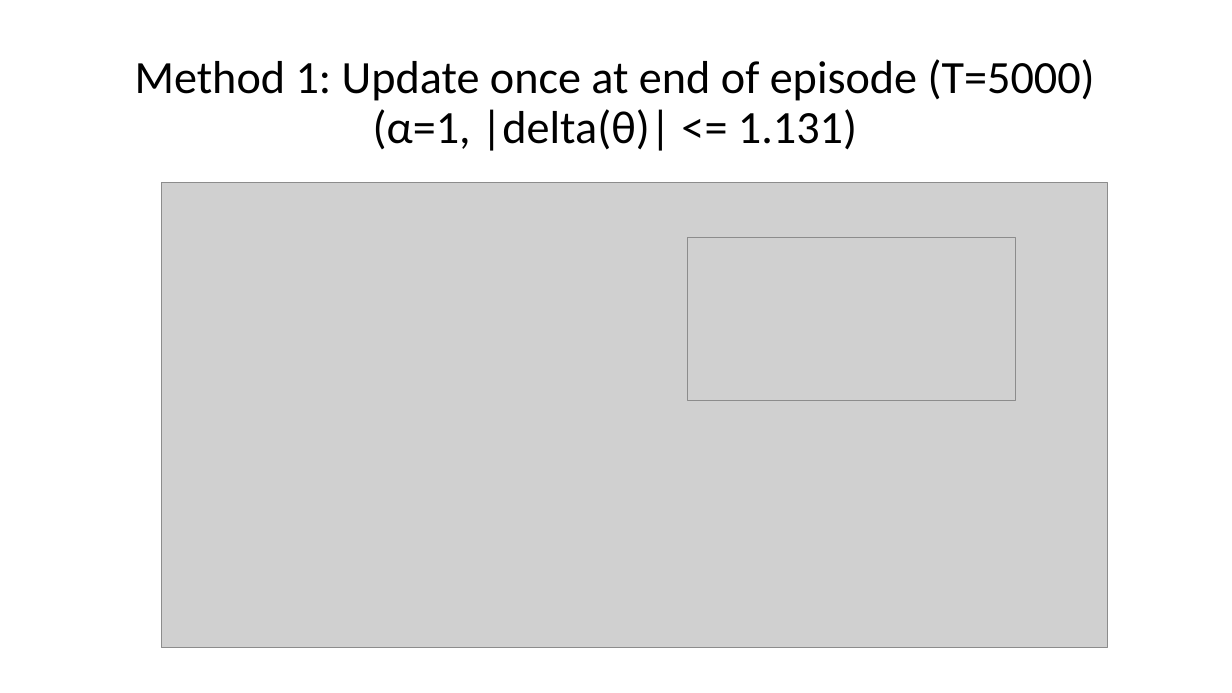
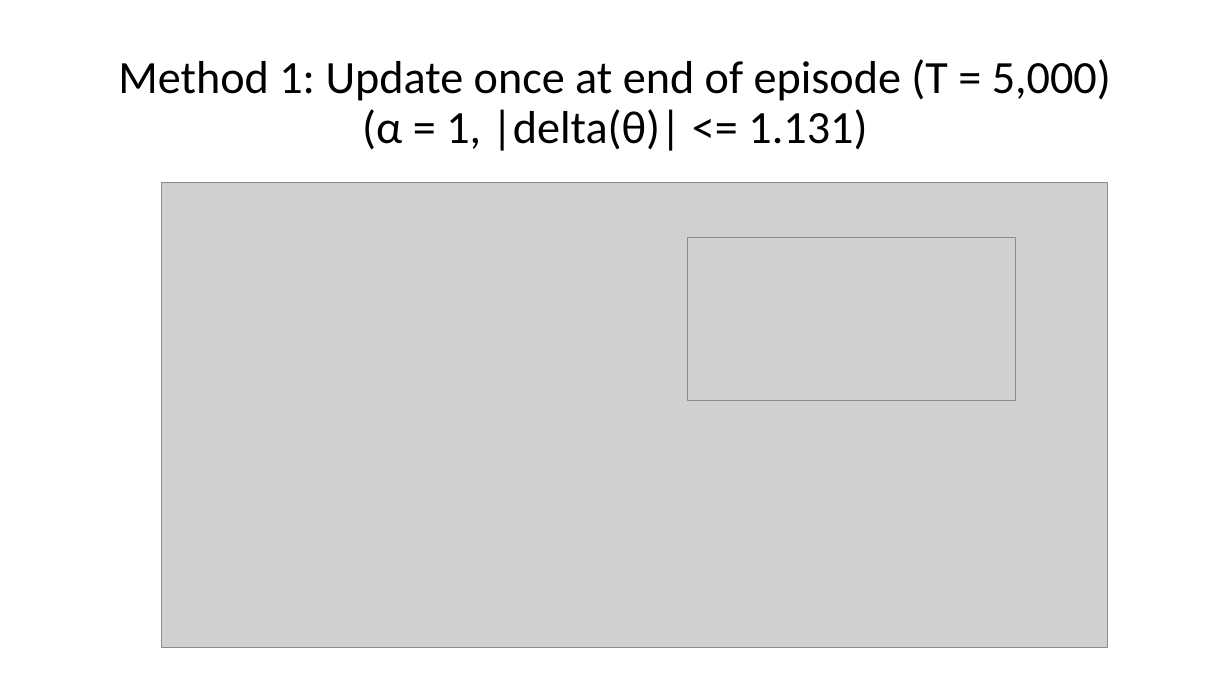
Before and after one commit to mastropi/RL, a slide deck: slide 9 of RL-002-QueueBlocking/results/RL-SingleServer-PolicyGradient-Results-202111Nov16-MonteCarloOnSmallTheta.pptx (slide 6 before the commit). Drawn at 1232x693 pixels with LibreOffice and Linux fonts; fonts in the diff are those of the drawing; grey boxes stand for pictures. Boxes give left, top, right and bottom in pixels: in the first picture for what was removed or moved away, otherwise in the second. Text is boxed around its words. In the diff, an @@ line names an element or a change of style, - is before the commit and + after.

Commit message:
[FV-RL] Updated PPT file with results of Method 3 for G(t) estimation (fixed window) and the results for a small initial theta (= 1.3)

```diff
--- a/RL-002-QueueBlocking/results/RL-SingleServer-PolicyGradient-Results-202111Nov16-MonteCarloOnSmallTheta.pptx
+++ b/RL-002-QueueBlocking/results/RL-SingleServer-PolicyGradient-Results-202111Nov16-MonteCarloOnSmallTheta.pptx
@@ title at box(118, 59, 1111, 151): text changed @@
-Method 1: Update once at end of episode (T=5000)
-(α=1, |delta(θ)| <= 1.131)
+Method 1: Update once at end of episode (T = 5,000)
+(α = 1, |delta(θ)| <= 1.131)
```
Also in this commit, not shown: 3 other slides changed, 7 slides added, 1 slide removed.
